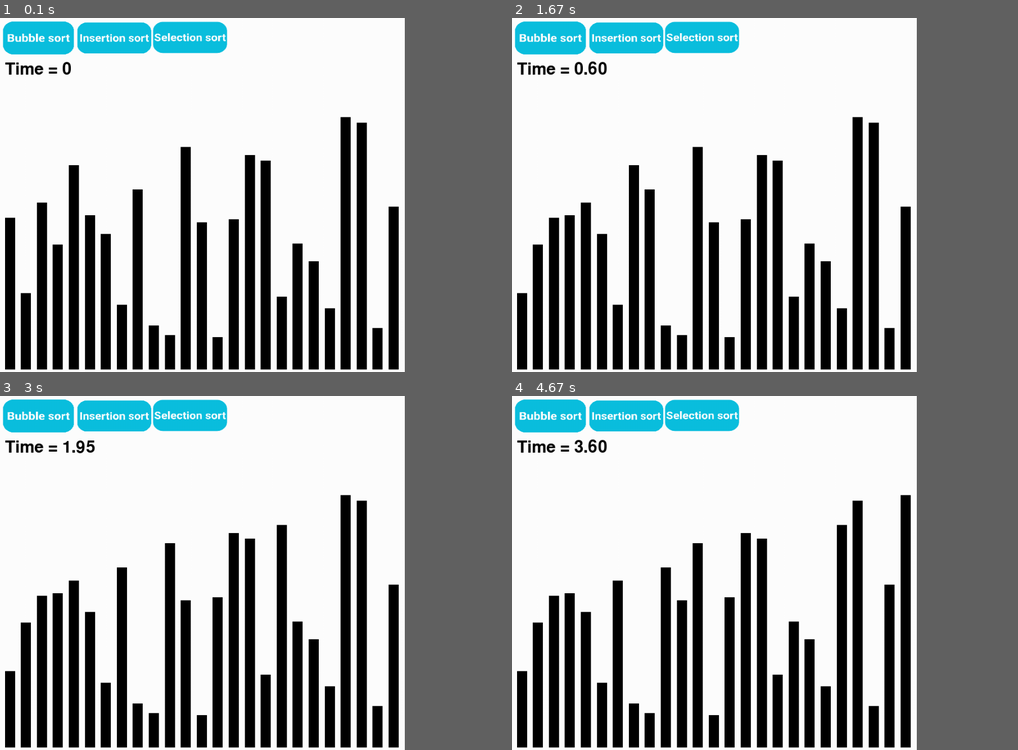
Above: before the commit, frames 1-4 (two rows, left to right).
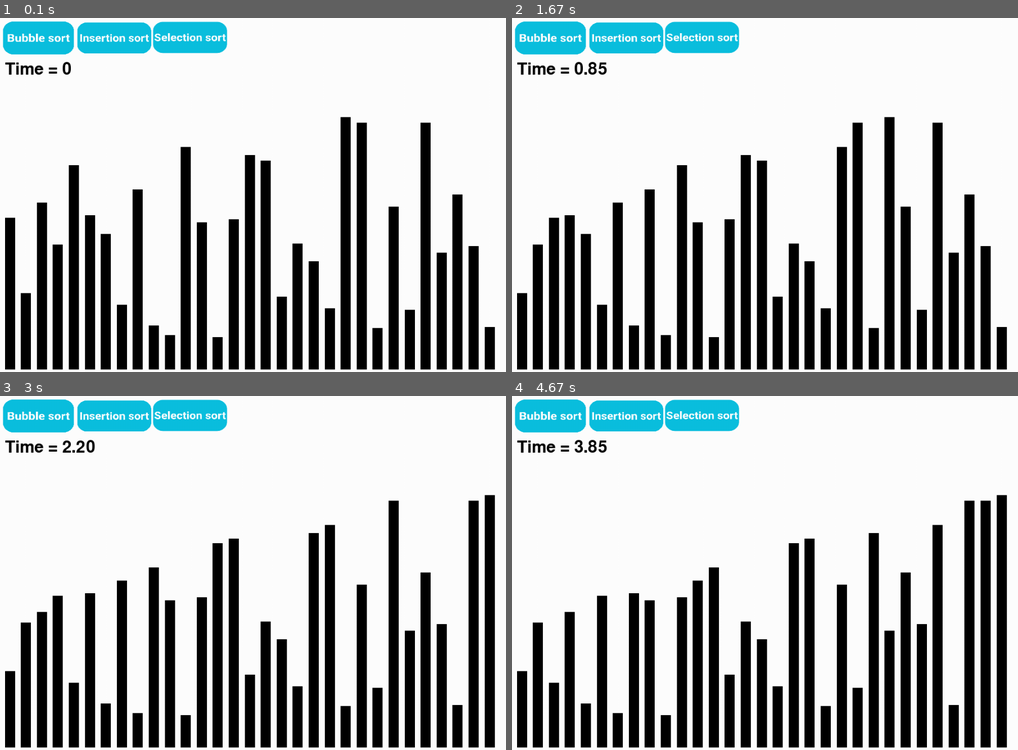
Above: after the commit, the same moments.

Repository: Vinayak2005917/Sort-with-pygame
Game: pygame game, started from main.py
Same seed, same stepped clock (60 frames per second), same inputs: the game is played once before the commit and once after it.
Inputs (mouse positions are in pixels of both pictures, inside the frame that each line leads up to):
- Up to frame 1 (0.1 s): no input
- Up to frame 2 (1.67 s): click (547, 35) at 0.38 s; click (547, 35) at 0.73 s; click (825, 226) at 1.57 s
- Up to frame 3 (3 s): no input
- Up to frame 4 (4.67 s): no input
In our replay, the window is 720x630 before the commit and 900x630 after it. These sizes can differ from the game's own. Grey fills any space a smaller window leaves; there, only what the larger window draws over its background counts as a difference.

The runs differ from the first frame. In frame 1, 4.5% of the frame differs, in the area x 80-98%, y 29-100%; in frame 2, 15%; in frame 3, 16%; in frame 4, 19%, in the area x 7-98%, y 12-100%.

Commit message:
made the window wider and the algorithms faster

Diff:
--- a/main.py
+++ b/main.py
@@ -6,7 +6,7 @@
 
 
 pygame.init()
-WIDTH, HEIGHT = 800, 700
+WIDTH, HEIGHT = 1000, 700
 screen = pygame.display.set_mode((WIDTH, HEIGHT),pygame.RESIZABLE)
 pygame.display.set_caption("Pygame Basic Setup")
 clock = pygame.time.Clock()
@@ -42,9 +42,9 @@
 
 
 
-
+number_of_bars = 31
 #this generates a list of random numbers
-numbers = [random.randint(50, 500) for _ in range(25)]
+numbers = [random.randint(50, 500) for _ in range(number_of_bars)]
 
 # Main loop
 running = True
@@ -84,7 +84,7 @@
 
 
 
-    for i in range(25):
+    for i in range(number_of_bars):
         bar_height = numbers[i]
         x = 10 + (i * 31.6)
         y = 695 - bar_height
--- a/sorting_functions.py
+++ b/sorting_functions.py
@@ -6,7 +6,7 @@
     for i in range(len(arr)):
         for j in range(len(arr) - 1):
             if arr[j] > arr[j + 1]:
-                time.sleep(0.15)
+                time.sleep(0.05)
                 arr[j], arr[j + 1] = arr[j + 1], arr[j]
                 yield
 
@@ -16,7 +16,7 @@
         key = arr[i]
         j = i - 1
         while j >= 0 and key < arr[j]:
-            time.sleep(0.15)
+            time.sleep(0.05)
             arr[j + 1] = arr[j]
             j -= 1
             yield
@@ -32,7 +32,7 @@
             if arr[j] < arr[min_index]:
                 min_index = j
         if min_index != i:
-            time.sleep(0.15)
+            time.sleep(0.05)
             arr[i], arr[min_index] = arr[min_index], arr[i]
             yield
 
